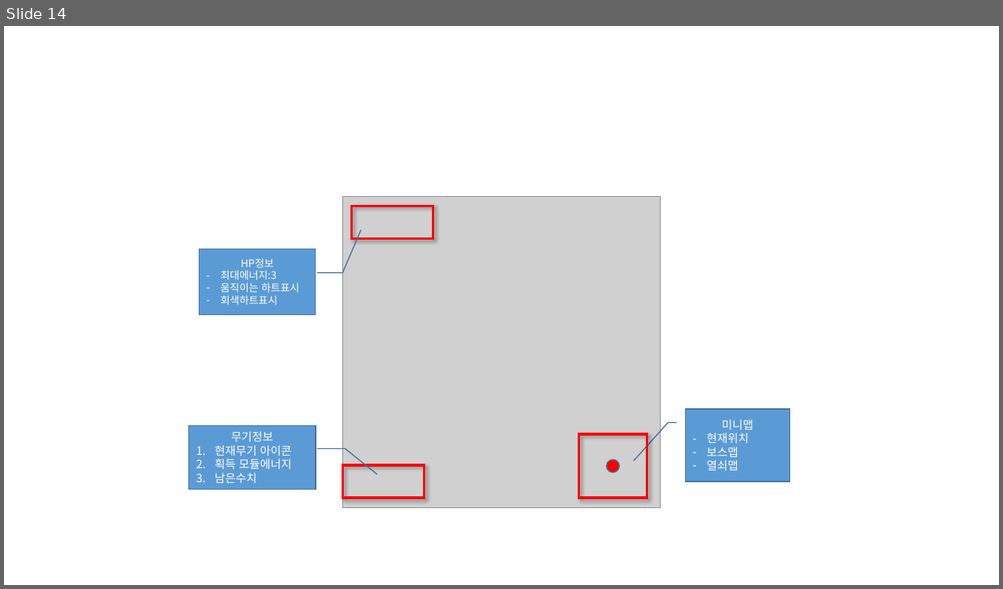
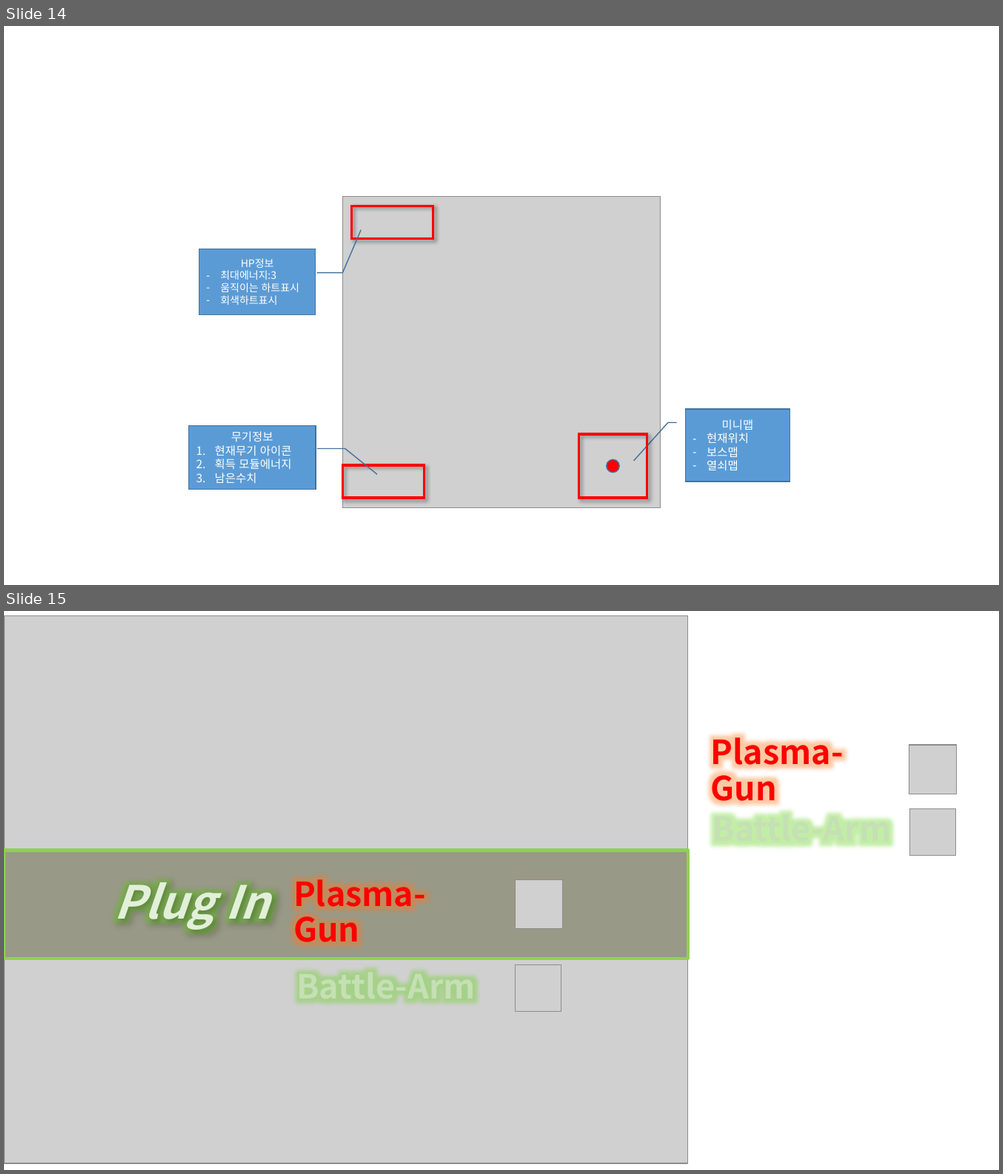
Before and after one commit to kyungho-lee/Multicampus_training, a slide deck: 스크린샷.pptx. Shown one above the other, each under a label of ours: slide 14 before the commit, slides 14 and 15 after it. The pictures are 1003x589 and 1003x1174 pixels, drawn with LibreOffice and Linux fonts; fonts in the diff are those of the drawing; grey boxes stand for pictures. Boxes give left, top, right and bottom in pixels: in the first picture for what was removed or moved away, otherwise in the second. Text is boxed around its words. In the diff, an @@ line names an element or a change of style, - is before the commit and + after.

```diff
--- a/스크린샷.pptx
+++ b/스크린샷.pptx
@@ slide 15 added at (4, 611, 999, 1170), background #FFFFFF @@
@@ picture added at (4, 615, 688, 1164) @@
@@ text added at (711, 731, 843, 809), 32 pt, text #FF0000, bold @@
+Plasma-Gun
@@ picture added at (908, 745, 956, 795) @@
@@ text added at (712, 807, 891, 849), 32 pt, text #C5E0B4, bold @@
+Battle-Arm
@@ picture added at (909, 809, 955, 856) @@
@@ rectangle added at (4, 851, 688, 959), fill #333300 at 35% opacity, outline #92D050 3 pt @@
@@ text added at (114, 881, 270, 931), 44 pt, text #E2F0D9, bold, italic @@
+Plug In
@@ text added at (293, 880, 426, 951), 32 pt, text #FF0000, bold @@
+Plasma-Gun
@@ picture added at (515, 880, 563, 930) @@
@@ picture added at (515, 965, 560, 1011) @@
```
Also in this commit, not shown: 2 other slides added, 14 other files.
